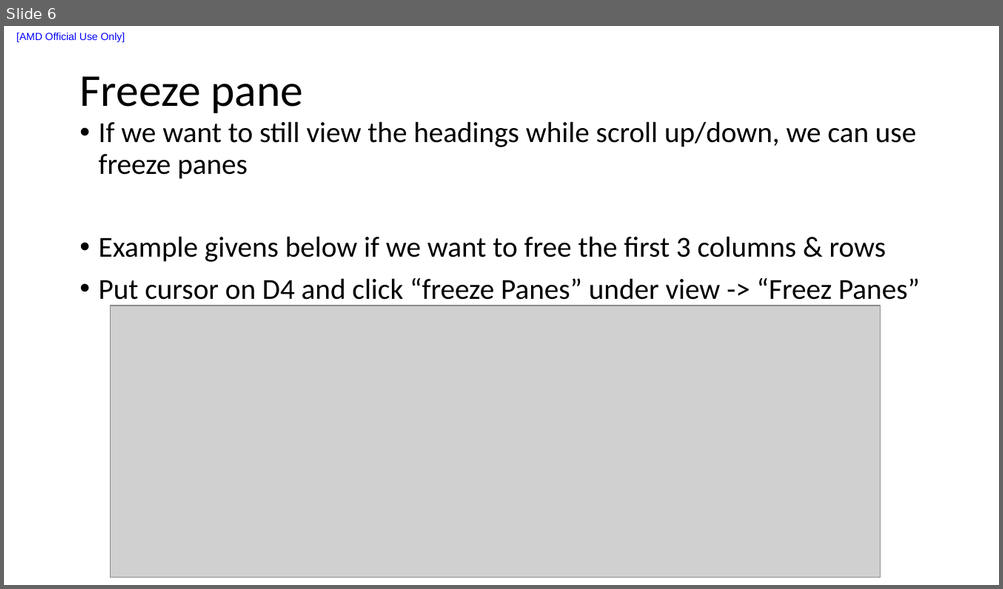
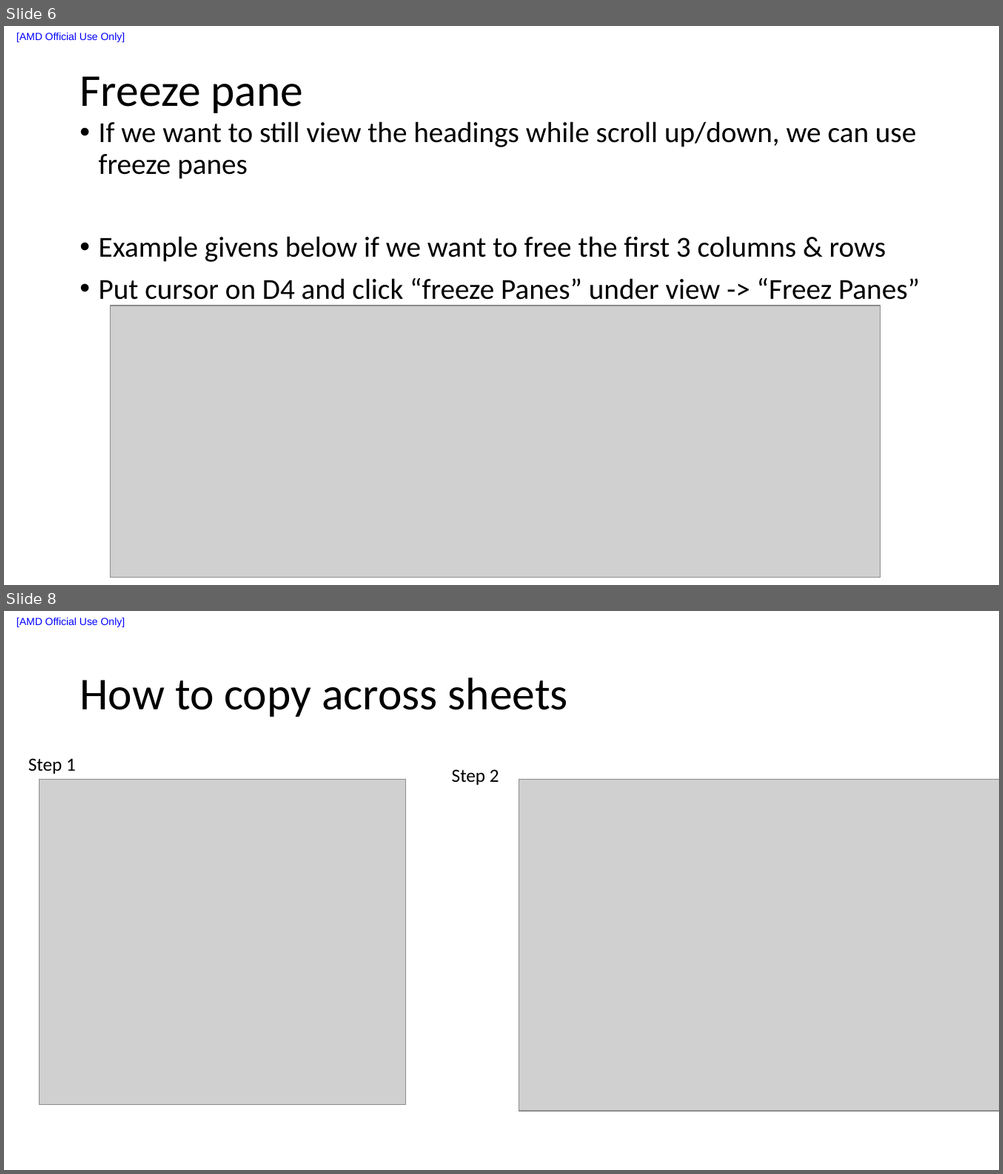
Before and after one commit to liuxu-github-ui/Excel, a slide deck: ExcelEssentialSkills.pptx. Shown one above the other, each under a label of ours: slide 6 before the commit, slides 6 and 8 after it; the slides between them are not shown. The pictures are 1003x589 and 1003x1174 pixels, drawn with LibreOffice and Linux fonts; fonts in the diff are those of the drawing; grey boxes stand for pictures. Boxes give left, top, right and bottom in pixels: in the first picture for what was removed or moved away, otherwise in the second. Text is boxed around its words. In the diff, an @@ line names an element or a change of style, - is before the commit and + after.

```diff
--- a/ExcelEssentialSkills.pptx
+++ b/ExcelEssentialSkills.pptx
@@ slide 8 added at (4, 611, 999, 1170), background #FFFFFF; not listed: 1 template element that a slide beside it also shows @@
@@ title added at (79, 678, 568, 717), 44 pt, text #000000 @@
+How to copy across sheets
@@ text added at (28, 758, 76, 774), 18 pt, text #000000 @@
+Step 1
@@ picture added at (39, 780, 405, 1105) @@
@@ text added at (452, 769, 499, 785), 18 pt, text #000000 @@
+Step 2
@@ picture added at (519, 780, 999, 1112) @@
```
Also in this commit, not shown: 2 other slides added, 13 other files.
